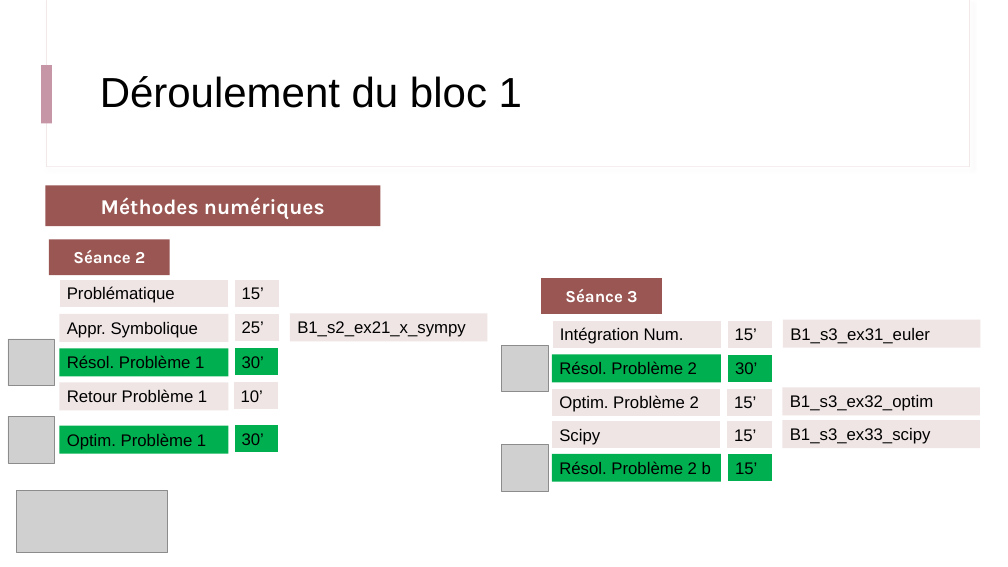
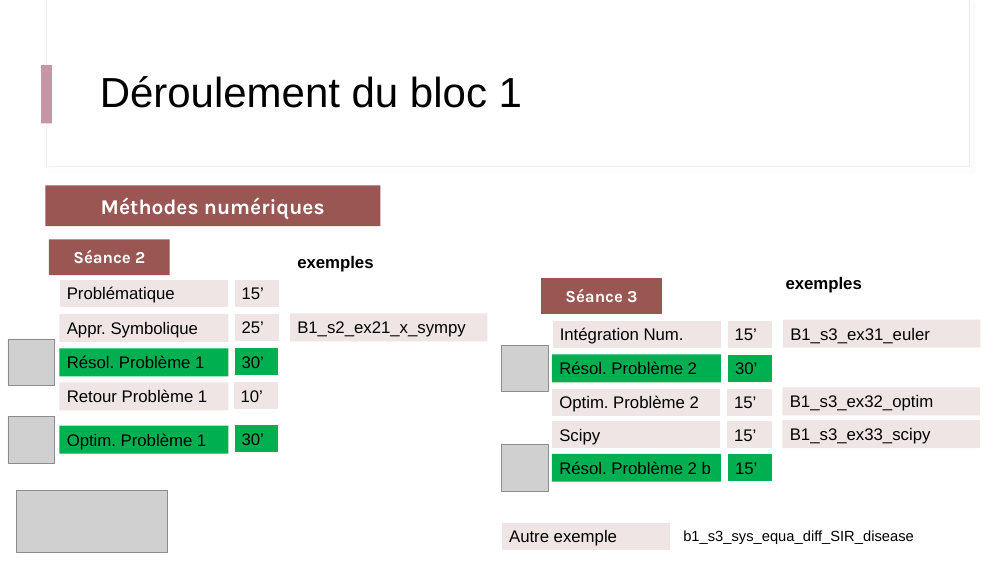
Before and after one commit to IOGS-Digital-Methods/semester-5, a slide deck: slide 4 of s5_outils_numeriques/b1_outils_numeriques/seance1_demistifier_python/B1_0_Deroulement.pptx. Drawn at 1008x567 pixels with LibreOffice and Linux fonts; fonts in the diff are those of the drawing; grey boxes stand for pictures. Boxes give left, top, right and bottom in pixels: in the first picture for what was removed or moved away, otherwise in the second. Text is boxed around its words. In the diff, an @@ line names an element or a change of style, - is before the commit and + after.

Commit message:
Update Bloc 1 - reorganisation

```diff
--- a/s5_outils_numeriques/b1_outils_numeriques/seance1_demistifier_python/B1_0_Deroulement.pptx
+++ b/s5_outils_numeriques/b1_outils_numeriques/seance1_demistifier_python/B1_0_Deroulement.pptx
@@ text added at (297,256,373,272), 16 pt, text #000000, bold @@
+exemples
@@ text added at (786,277,862,293), 16 pt, text #000000, bold @@
+exemples
@@ rectangle added at (502,523,671,551), fill #F0E5E5, outline #FFFFFF 0.75 pt, 16 pt, text #000000 @@
+Autre exemple
@@ text added at (683,530,913,544), 14 pt, text #000000 @@
+b1_s3_sys_equa_diff_SIR_disease
```
Also in this commit, not shown: 2 other slides changed, 28 other files.
